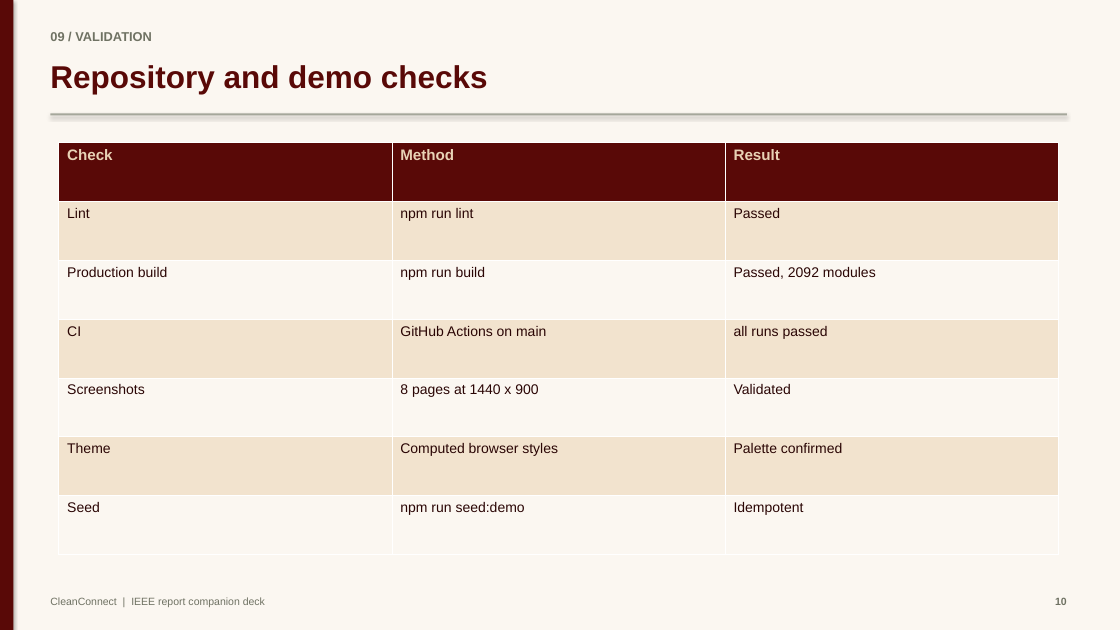
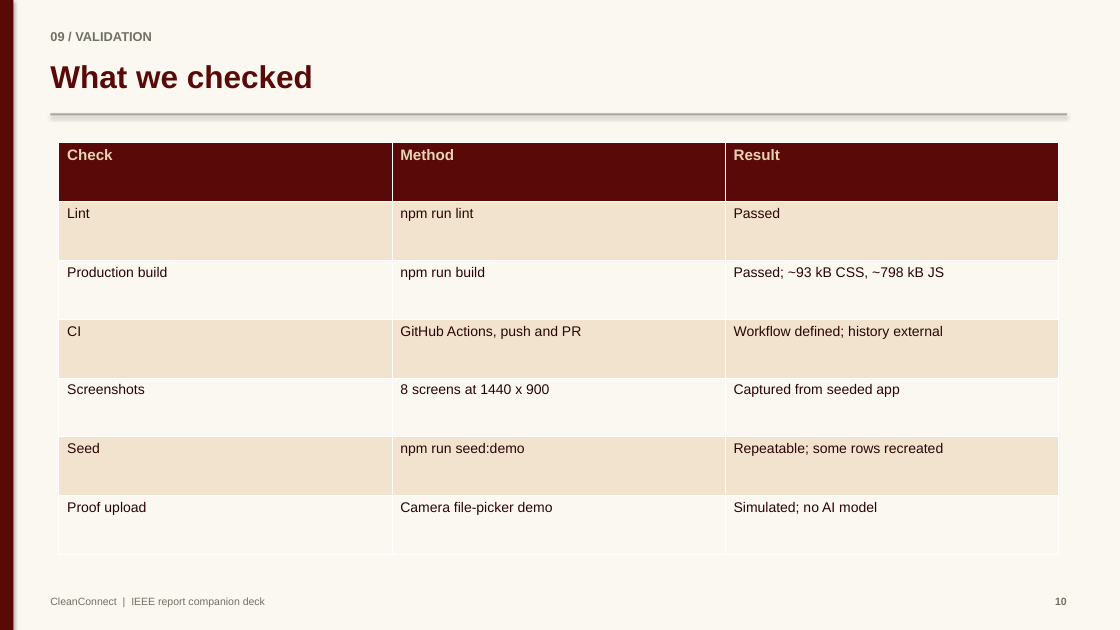
Before and after one commit to mayankjain1815-commits/CleanConnect, a slide deck: slide 10 of docs/presentation/CleanConnect_Presentation.pptx. Drawn at 1120x630 pixels with LibreOffice and Linux fonts; fonts in the diff are those of the drawing. Boxes give left, top, right and bottom in pixels: in the first picture for what was removed or moved away, otherwise in the second. Text is boxed around its words. In the diff, an @@ line names an element or a change of style, - is before the commit and + after.

```diff
--- a/docs/presentation/CleanConnect_Presentation.pptx
+++ b/docs/presentation/CleanConnect_Presentation.pptx
@@ text at [50,65,313,89]: text changed @@
-Repository and demo checks
+What we checked
@@ table at [59,143,1060,555] @@
-row 3, column 3: Passed, 2092 modules
+row 3, column 3: Passed; ~93 kB CSS, ~798 kB JS
-row 4, column 2: GitHub Actions on main
+row 4, column 2: GitHub Actions, push and PR
-row 4, column 3: all runs passed
+row 4, column 3: Workflow defined; history external
-row 5, column 2: 8 pages at 1440 x 900
+row 5, column 2: 8 screens at 1440 x 900
-row 5, column 3: Validated
+row 5, column 3: Captured from seeded app
-row 6: Theme | Computed browser styles | Palette confirmed
+row 6: Seed | npm run seed:demo | Repeatable; some rows recreated
-row 7: Seed | npm run seed:demo | Idempotent
+row 7: Proof upload | Camera file-picker demo | Simulated; no AI model
```
Also in this commit, not shown: 13 other slides changed, 11 other files.
